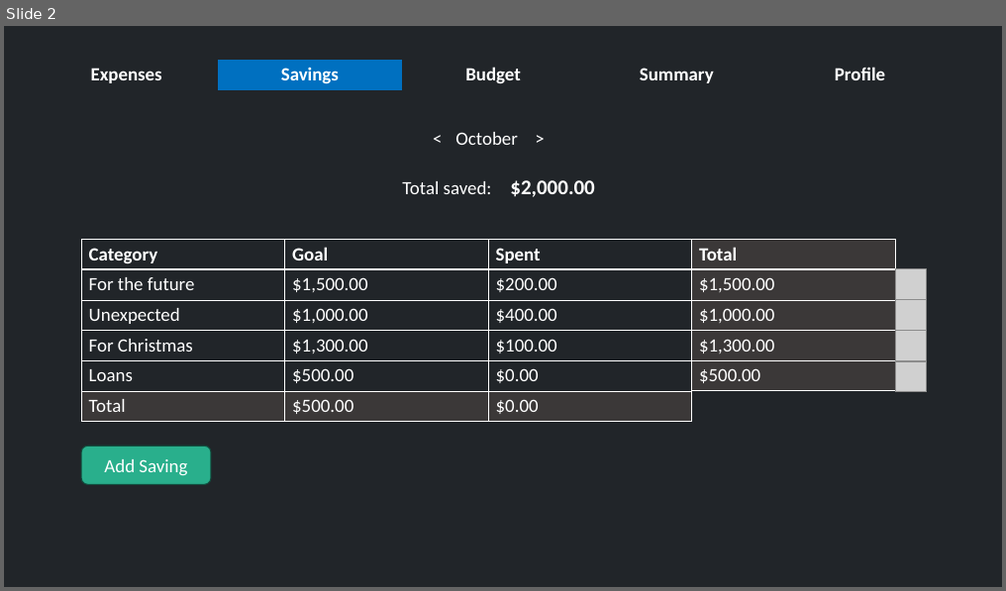
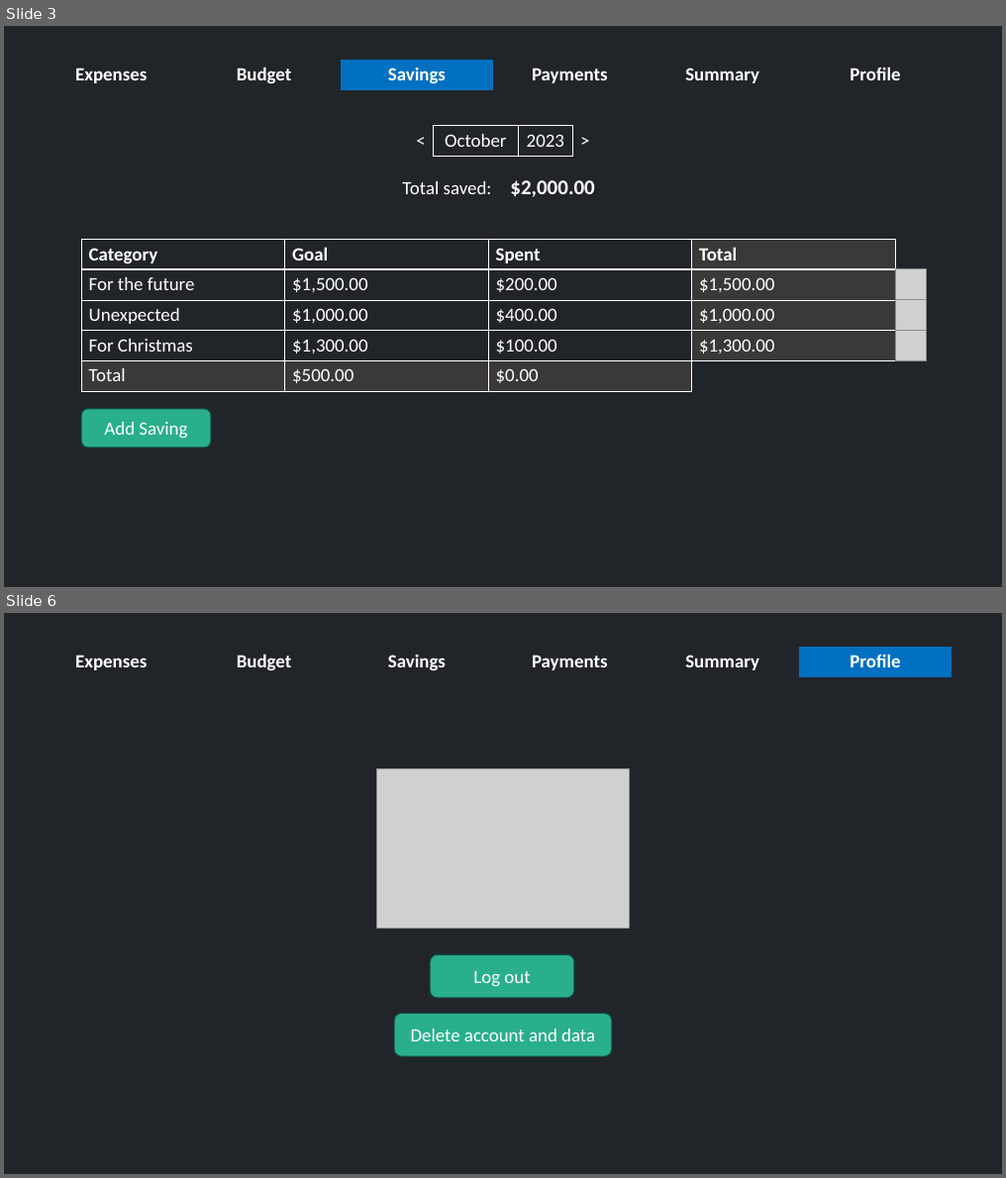
Before and after one commit to Daniel-dadu/ExpensesWebApp, a slide deck: front-end/MockupSimpleDesign.pptx. Shown one above the other, each under a label of ours: slide 2 before the commit, slides 3 and 6 after it; the slides between them are not shown. The pictures are 1006x591 and 1006x1178 pixels, drawn with LibreOffice and Linux fonts; fonts in the diff are those of the drawing; grey boxes stand for pictures. Boxes give left, top, right and bottom in pixels: in the first picture for what was removed or moved away, otherwise in the second. Text is boxed around its words. In the diff, an @@ line names an element or a change of style, - is before the commit and + after.

```diff
--- a/front-end/MockupSimpleDesign.pptx
+++ b/front-end/MockupSimpleDesign.pptx
@@ slide 6 added at <box>4,613,1002,1174</box>, background #212529 @@
@@ table added at <box>35,647,951,677</box>, 1 rows, 6 columns @@
+Expenses | Budget | Savings | Payments | Summary | Profile
@@ picture added at <box>377,768,629,928</box> @@
@@ rounded rectangle added at <box>430,956,574,998</box>, fill #29AF8C, outline #124D3D 1 pt, 18 pt, text #FFFFFF @@
+Log out
@@ rounded rectangle added at <box>394,1014,612,1057</box>, fill #29AF8C, outline #124D3D 1 pt, 18 pt, text #FFFFFF @@
+Delete account and data
@@ what was slide 2 is now slide 3 @@
@@ slide 3 changed as well @@
@@ table at <box>35,60,951,90</box> @@
+column 2: Budget
-column 4, row 1: Budget
+column 4, row 1: Payments
@@ table at <box>409,126,598,157</box> @@
+column 3: 2023
@@ table: place and size @@
-table at <box>426,123,553,154</box>
+table at <box>409,126,598,157</box>
@@ table at <box>81,240,896,391</box> @@
-row 5: Loans | $500.00 | $0.00 | $500.00
@@ picture removed at <box>896,363,927,393</box> @@
@@ rounded rectangle "Add Saving": place and size @@
-rounded rectangle "Add Saving" at <box>81,446,211,485</box>
+rounded rectangle "Add Saving" at <box>81,409,211,448</box>
```
Also in this commit, not shown: 1 other slide changed, 3 other slides added.
